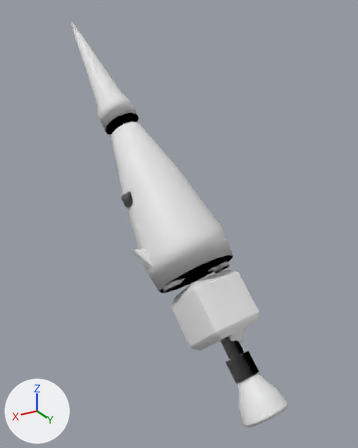
The glTF model models/parts/llm_gen_aux_weapon_031_ff095f.glb, before and after one commit.
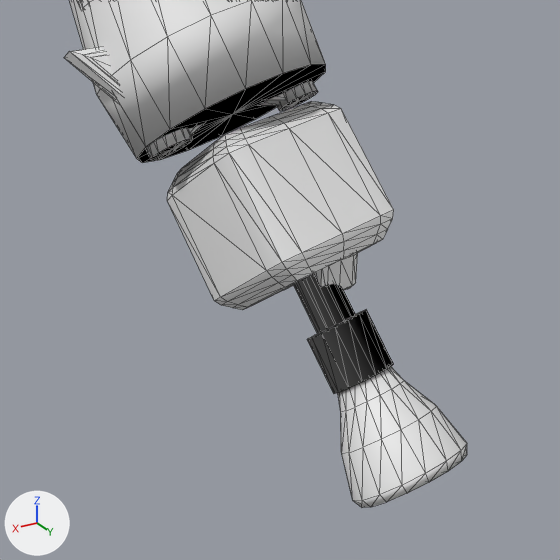
Each version is shown whole from a camera (50 mm lens) standing at (51.1, 64.8, 57.3) and looking at (0.5, -19.6, 15.1), then close up on the part from 30% to 90% of the width and 51% to 100% of the height. Every picture has the same lights, and +X, +Y and +Z are marked at lower left. The last two pictures show the newer version. The close-ups show mesh edges as thin lines. Vertices at exactly the same position are counted once.

Before the edit, the objects in view are built like this:
```python
me_adapter_melee_grip_dark = bpy.data.meshes.new('adapter_melee_grip_dark')
me_adapter_melee_grip_dark.from_pydata(...)  # 30 vertices, 56 faces; spans x -1.44..3.04, y -8.87..4.87, z -7.71..5.71
me_counterweight_bell_5_vernier_bell_gimbal_adapter = bpy.data.meshes.new('counterweight_bell_5_vernier_bell_gimbal_adapter')
me_counterweight_bell_5_vernier_bell_gimbal_adapter.from_pydata(...)  # 30 vertices, 56 faces; spans x -2.53..2.89, y 0.54..7.25, z -10.05..-3.4
me_counterweight_bell_5_vernier_bell_vernier = bpy.data.meshes.new('counterweight_bell_5_vernier_bell_vernier')
me_counterweight_bell_5_vernier_bell_vernier.from_pydata(...)  # 82 vertices, 160 faces; spans x -5.3..4.25, y 3.51..14.19, z -16.93..-6.26
me_lance_guard_cone_0_era_block = bpy.data.meshes.new('lance_guard_cone_0_era_block')
me_lance_guard_cone_0_era_block.from_pydata(...)  # 82 vertices, 160 faces; spans x -7.0..11.3, y -38.8..-4.7, z 1.2..34.9
ob_adapter_melee_grip_dark = bpy.data.objects.new('adapter_melee_grip_dark', me_adapter_melee_grip_dark)
ob_adapter_melee_grip_dark.location = (0.0, 0.0, 0.0)
ob_counterweight_bell_5_vernier_bell_gimbal_adapter = bpy.data.objects.new('counterweight_bell_5_vernier_bell_gimbal_adapter', me_counterweight_bell_5_vernier_bell_gimbal_adapter)
ob_counterweight_bell_5_vernier_bell_gimbal_adapter.location = (0.0, 0.0, 0.0)
ob_counterweight_bell_5_vernier_bell_vernier = bpy.data.objects.new('counterweight_bell_5_vernier_bell_vernier', me_counterweight_bell_5_vernier_bell_vernier)
ob_counterweight_bell_5_vernier_bell_vernier.location = (0.0, 0.0, 0.0)
ob_lance_guard_cone_0_era_block = bpy.data.objects.new('lance_guard_cone_0_era_block', me_lance_guard_cone_0_era_block)
ob_lance_guard_cone_0_era_block.location = (0.0, 0.0, 0.0)
# also in view: 'adapter_weapon_palm_latch' at (-0.5, -1.2, -1.6); 'addon_melee_guard_r_6_gold' at (8.4, -12.5, 10.1); 'hyd_4_barrel_dark' at (8.6, -14.5, 11.8); 'bunker_rear_cap_2_adapter_dark' at (1.1, -4.9, 1.8)
```
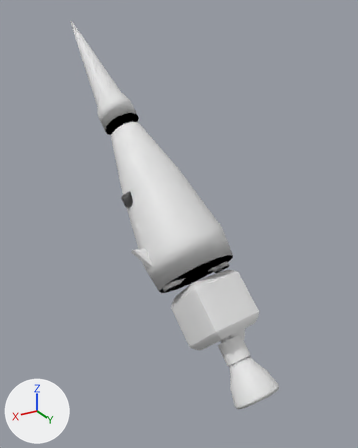
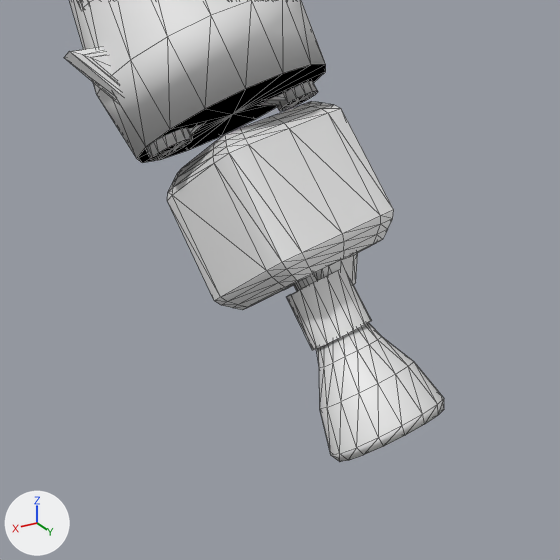
The change, as JSON lines over the scene's bpy script:
```json
{"block": "me_adapter_melee_grip_dark", "where": "me_adapter_melee_grip_dark.from_pydata(...)  # 30 vertices, 56 faces; spans x -1.44..3.04, y -8.87..4.87, z -7.71..5.71"}
{"block": "me_adapter_melee_grip_dark", "where": "# used by ob_adapter_melee_grip_dark; location = (0.0, 0.0, 0.0)"}
{"block": "me_adapter_melee_grip_dark", "change": "me_adapter_melee_grip_dark part 1"}
{"block": "me_adapter_melee_grip_dark", "change": "28 faces are deleted"}
{"block": "me_adapter_melee_grip_dark", "change": "28 new faces join them"}
{"block": "me_counterweight_bell_5_vernier_bell_vernier", "where": "# used by ob_counterweight_bell_5_vernier_bell_vernier; location = (0.0, 0.0, 0.0)"}
{"op": "remove", "block": "me_counterweight_bell_5_vernier_bell_vernier", "code": "me_counterweight_bell_5_vernier_bell_vernier.from_pydata(...)  # 82 vertices, 160 faces; spans x -5.3..4.25, y 3.51..14.19, z -16.93..-6.26"}
{"op": "add", "block": "me_counterweight_bell_5_vernier_bell_vernier", "code": "me_counterweight_bell_5_vernier_bell_vernier.from_pydata(...)  # 82 vertices, 160 faces; spans x -5.04..4.51, y 1.01..11.68, z -14.5..-3.83"}
{"block": "me_counterweight_bell_5_vernier_bell_vernier", "change": "me_counterweight_bell_5_vernier_bell_vernier part 2: the whole mesh is moved by (0.26, -2.5, 2.43)"}
{"block": "me_counterweight_bell_5_vernier_bell_gimbal_adapter", "where": "# used by ob_counterweight_bell_5_vernier_bell_gimbal_adapter; location = (0.0, 0.0, 0.0)"}
{"op": "remove", "block": "me_counterweight_bell_5_vernier_bell_gimbal_adapter", "code": "me_counterweight_bell_5_vernier_bell_gimbal_adapter.from_pydata(...)  # 30 vertices, 56 faces; spans x -2.53..2.89, y 0.54..7.25, z -10.05..-3.4"}
{"op": "add", "block": "me_counterweight_bell_5_vernier_bell_gimbal_adapter", "code": "me_counterweight_bell_5_vernier_bell_gimbal_adapter.from_pydata(...)  # 30 vertices, 56 faces; spans x -2.27..3.15, y -1.97..4.75, z -7.62..-0.97"}
{"block": "me_counterweight_bell_5_vernier_bell_gimbal_adapter", "change": "me_counterweight_bell_5_vernier_bell_gimbal_adapter part 3: the whole mesh is moved by (0.26, -2.5, 2.43)"}
```

Location of each change, (x1, y1, x2, y2) in pixels of the close-ups (560 x 560 px; the box of a moved part takes in the faces that stretch with it):
```json
{"object": "counterweight_bell_5_vernier_bell_vernier", "change": "moved", "before": [338, 366, 467, 508], "after": [316, 323, 444, 462]}
{"object": "counterweight_bell_5_vernier_bell_gimbal_adapter", "change": "moved", "before": [307, 310, 393, 394], "after": [287, 270, 372, 350]}
{"part": 1, "of": "me_adapter_melee_grip_dark", "change": "moved or reshaped", "before": [293, 274, 356, 334], "after": [293, 274, 318, 291], "on screen": "mostly hidden afterwards"}
```
